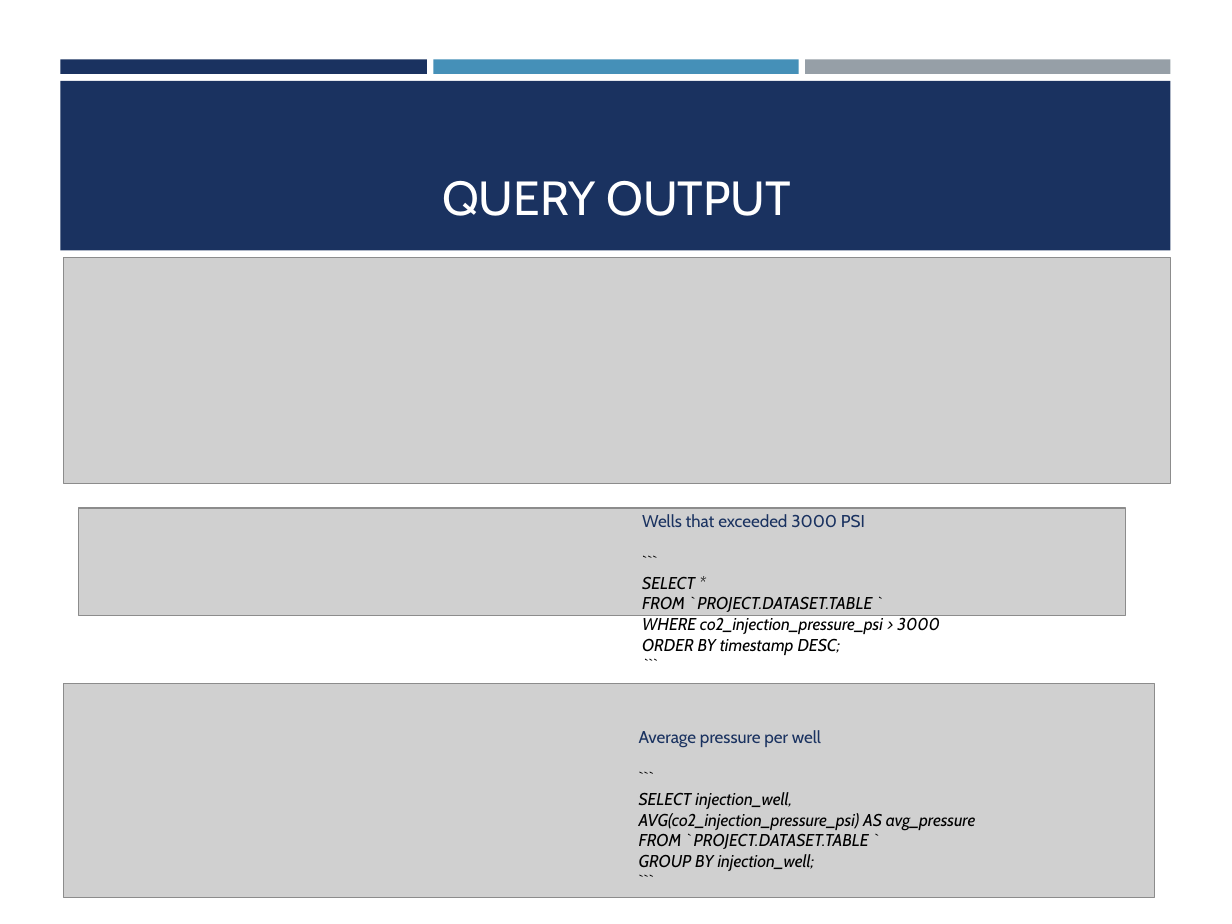
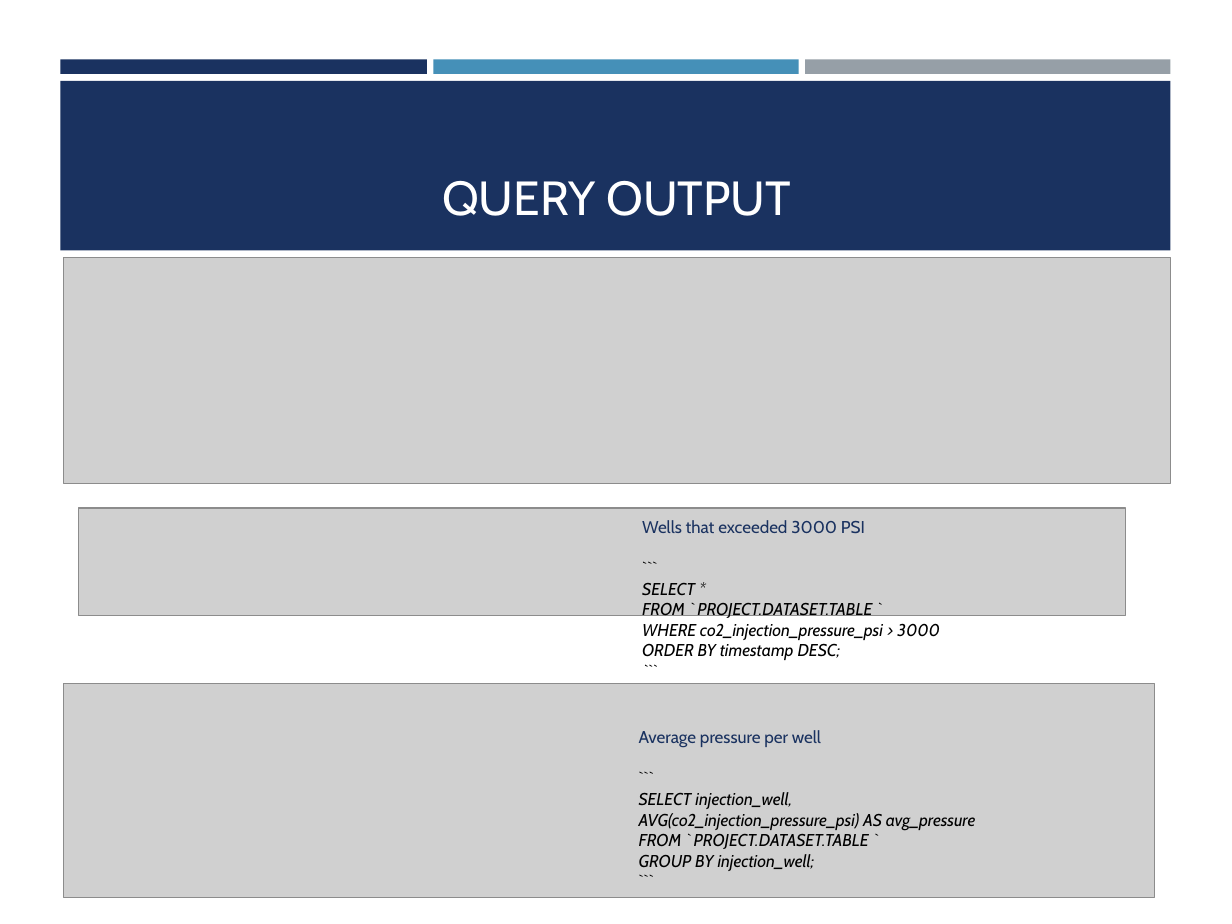
Before and after one commit to Donaldnaz/PowerBI, a slide deck: slide 10 of setup/Real_Time_CCS_Monitoring_Pipeline.pptx. Drawn at 1232x924 pixels with LibreOffice and Linux fonts; fonts in the diff are those of the drawing; grey boxes stand for pictures. Boxes give left, top, right and bottom in pixels: in the first picture for what was removed or moved away, otherwise in the second. Text is boxed around its words. In the diff, an @@ line names an element or a change of style, - is before the commit and + after.

```diff
--- a/setup/Real_Time_CCS_Monitoring_Pipeline.pptx
+++ b/setup/Real_Time_CCS_Monitoring_Pipeline.pptx
@@ text "Wells that exceeded 3000 PSI": place and size @@
-text "Wells that exceeded 3000 PSI" at bbox=[642, 514, 940, 655]
+text "Wells that exceeded 3000 PSI" at bbox=[642, 520, 940, 660]
```
Also in this commit, not shown: 1 other slide changed.
